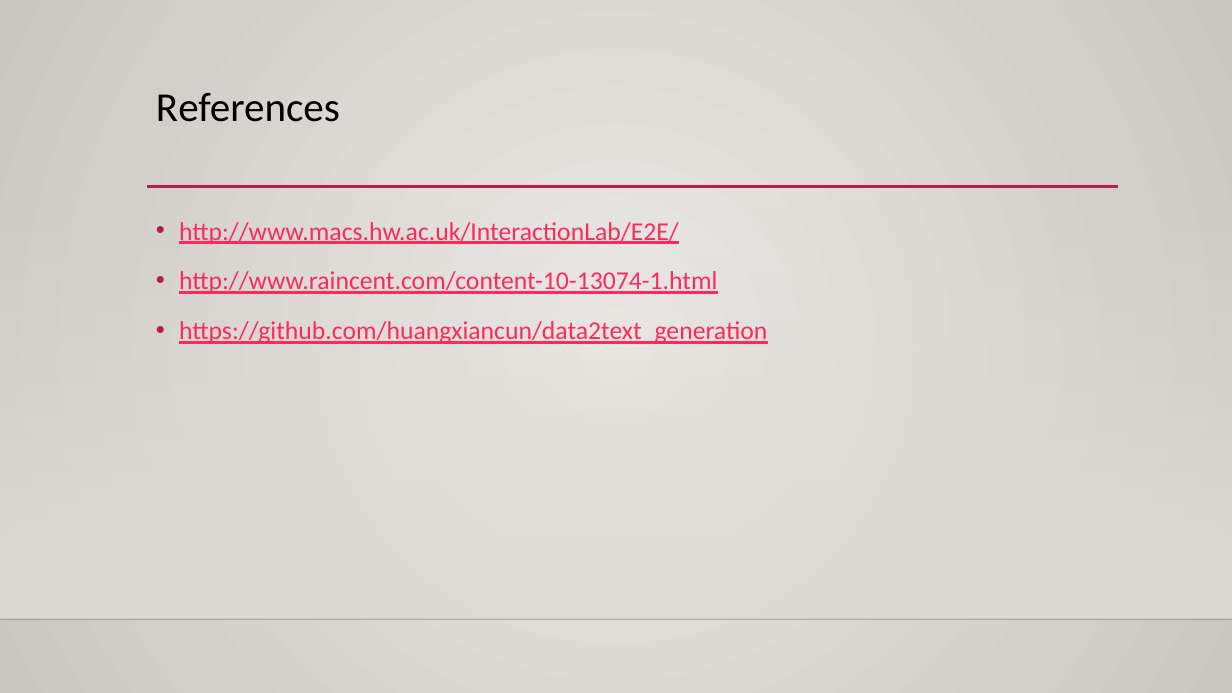
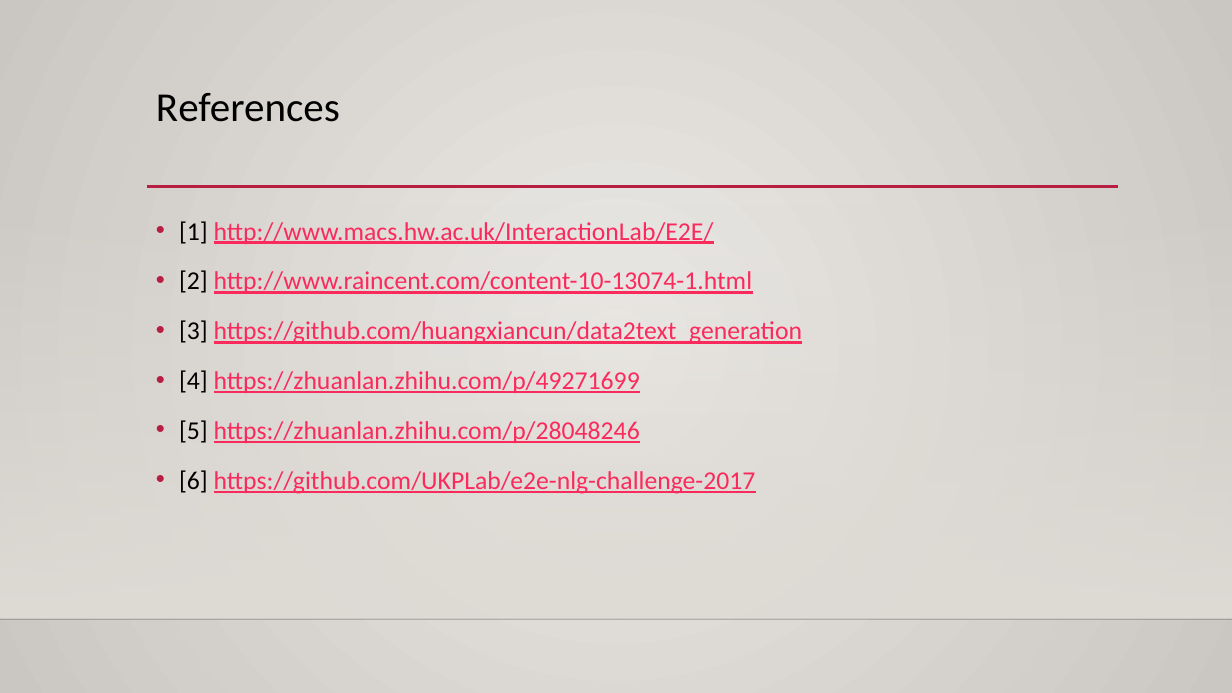
Before and after one commit to huangxiancun/data2text_generation, a slide deck: slide 16 of data_to_text_generation/data_to_text_generation_research_by_huang.pptx (slide 13 before the commit). Drawn at 1232x693 pixels with LibreOffice and Linux fonts; fonts in the diff are those of the drawing; background and template pictures are left out. Boxes give left, top, right and bottom in pixels: in the first picture for what was removed or moved away, otherwise in the second. Text is boxed around its words. In the diff, an @@ line names an element or a change of style, - is before the commit and + after.

Commit message:
update ppt file

```diff
--- a/data_to_text_generation/data_to_text_generation_research_by_huang.pptx
+++ b/data_to_text_generation/data_to_text_generation_research_by_huang.pptx
@@ text at (x1=179, y1=221, x2=802, y2=494): text changed @@
-• http://www.macs.hw.ac.uk/InteractionLab/E2E/
-• http://www.raincent.com/content-10-13074-1.html
-• https://github.com/huangxiancun/data2text_generation
+• [1] http://www.macs.hw.ac.uk/InteractionLab/E2E/
+• [2] http://www.raincent.com/content-10-13074-1.html
+• [3] https://github.com/huangxiancun/data2text_generation
+• [4] https://zhuanlan.zhihu.com/p/49271699
+• [5] https://zhuanlan.zhihu.com/p/28048246
+• [6] https://github.com/UKPLab/e2e-nlg-challenge-2017
```
Also in this commit, not shown: 7 other slides changed, 4 slides added, 1 slide removed.
